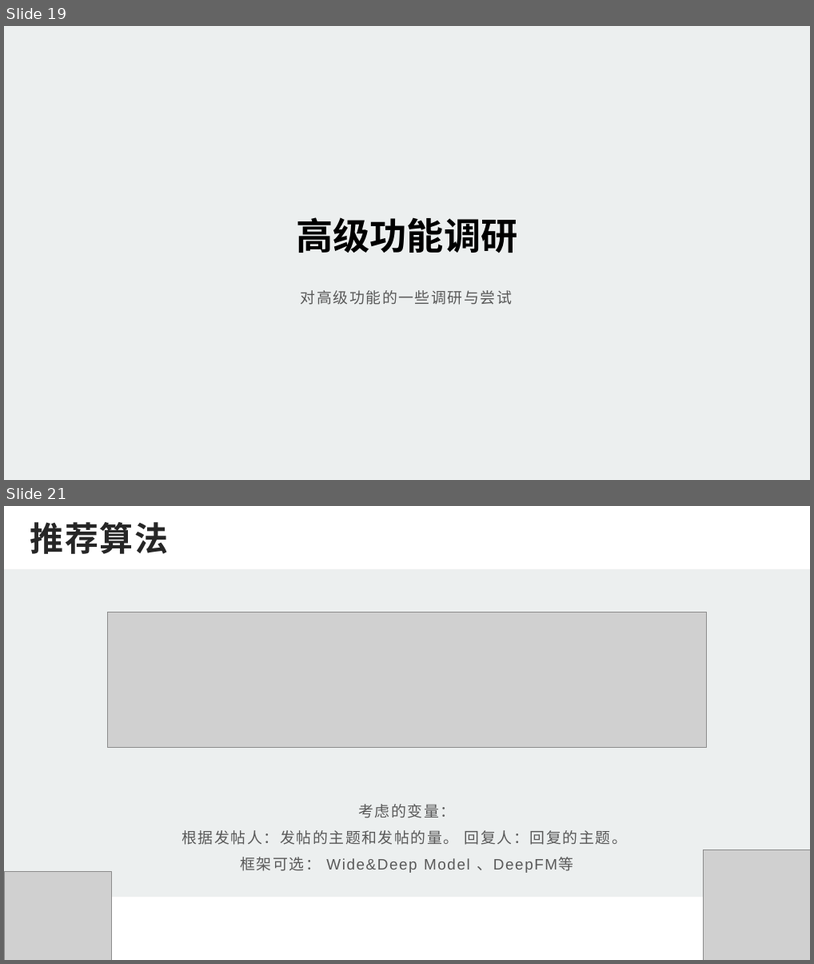
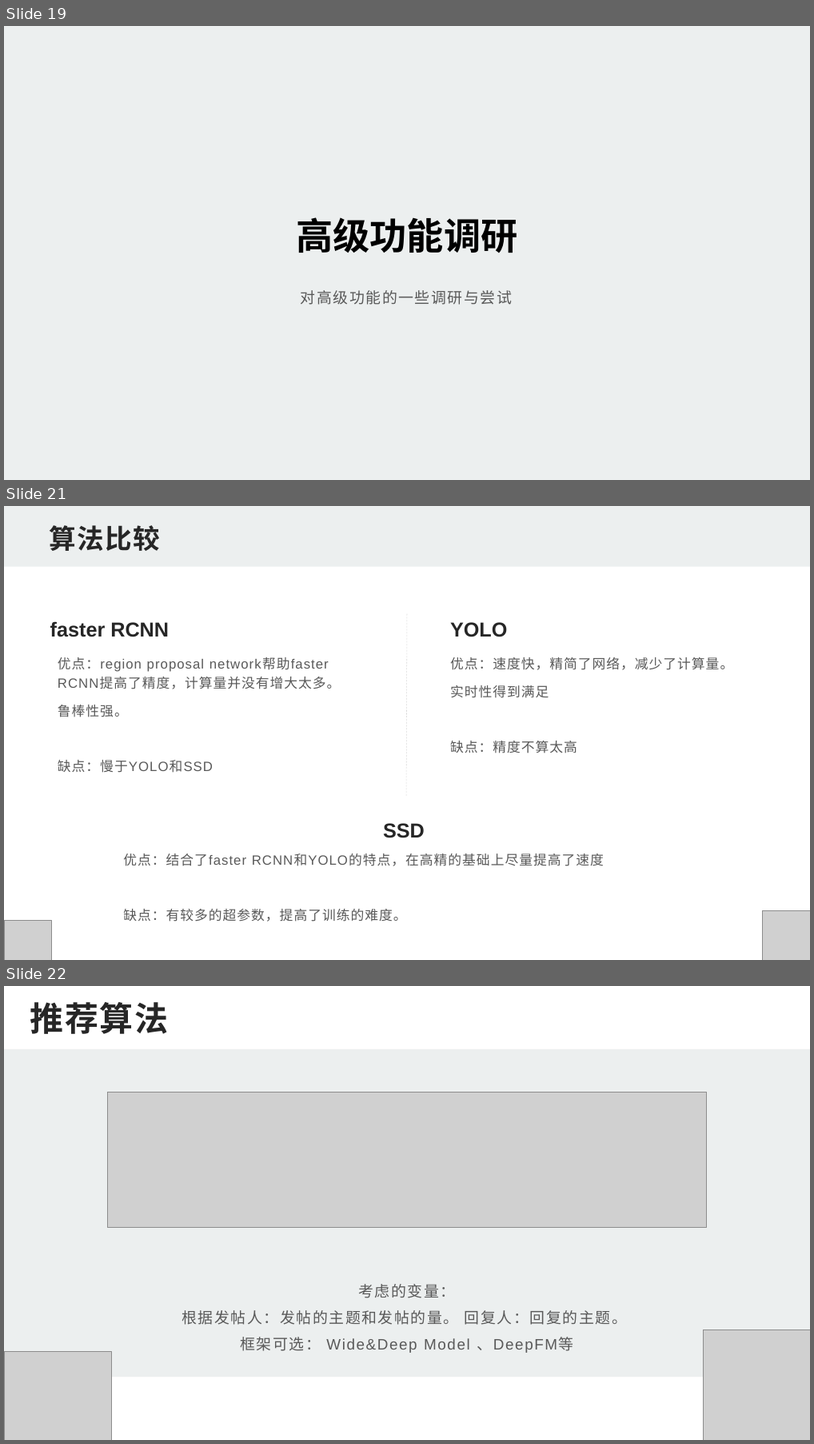
Before and after one commit to SJTUSpeakTeam/projectDoc, a slide deck: pre2.pptx. Shown one above the other, each under a label of ours: slides 19 and 21 before the commit, slides 19, 21 and 22 after it; the slides between them are not shown. The pictures are 814x964 and 814x1444 pixels, drawn with LibreOffice and Linux fonts; fonts in the diff are those of the drawing; grey boxes stand for pictures; background and template pictures are left out. Boxes give left, top, right and bottom in pixels: in the first picture for what was removed or moved away, otherwise in the second. Text is boxed around its words. In the diff, an @@ line names an element or a change of style, - is before the commit and + after.

```diff
--- a/pre2.pptx
+++ b/pre2.pptx
@@ slide 21 added at (4, 506, 810, 960), background #FFFFFF @@
@@ rectangle added at (4, 506, 810, 567), fill #ECEFEF @@
@@ text added at (49, 525, 160, 551), 32 pt, text #262626, bold @@
+算法比较
@@ text added at (50, 621, 169, 637), 24 pt, text #262626, bold @@
+faster RCNN
@@ line added from (407, 614) to (406, 796), #D9D9D9 0.5 pt dashed @@
@@ text added at (450, 622, 507, 637), 24 pt, text #262626, bold @@
+YOLO
@@ text added at (58, 657, 341, 772), 16 pt, text #595959 @@
+优点：region proposal network帮助faster RCNN提高了精度，计算量并没有增大太多。
+鲁棒性强。
+缺点：慢于YOLO和SSD
@@ text added at (450, 657, 734, 753), 16 pt, text #595959 @@
+优点：速度快，精简了网络，减少了计算量。
+实时性得到满足
+缺点：精度不算太高
@@ text added at (383, 823, 425, 838), 24 pt, text #262626, bold @@
+SSD
@@ text added at (123, 853, 604, 921), 16 pt, text #595959 @@
+优点：结合了faster RCNN和YOLO的特点，在高精的基础上尽量提高了速度
+缺点：有较多的超参数，提高了训练的难度。
@@ picture added at (763, 911, 810, 960) @@
@@ picture added at (4, 920, 52, 960) @@
@@ what was slide 21 is now slide 22 @@
```
Also in this commit, not shown: 3 slides changed, 1 other slide added, 1 other file.
